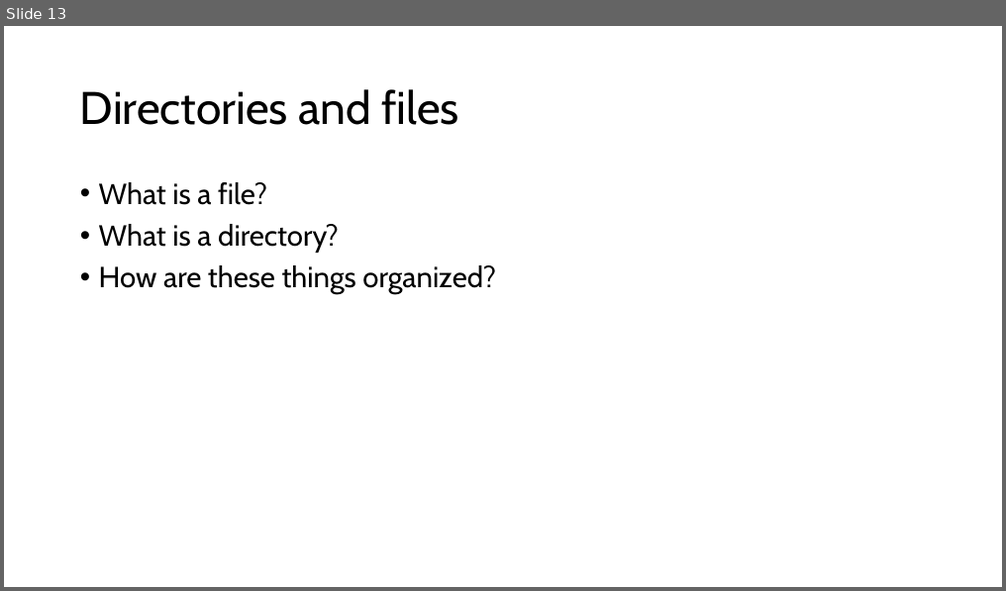
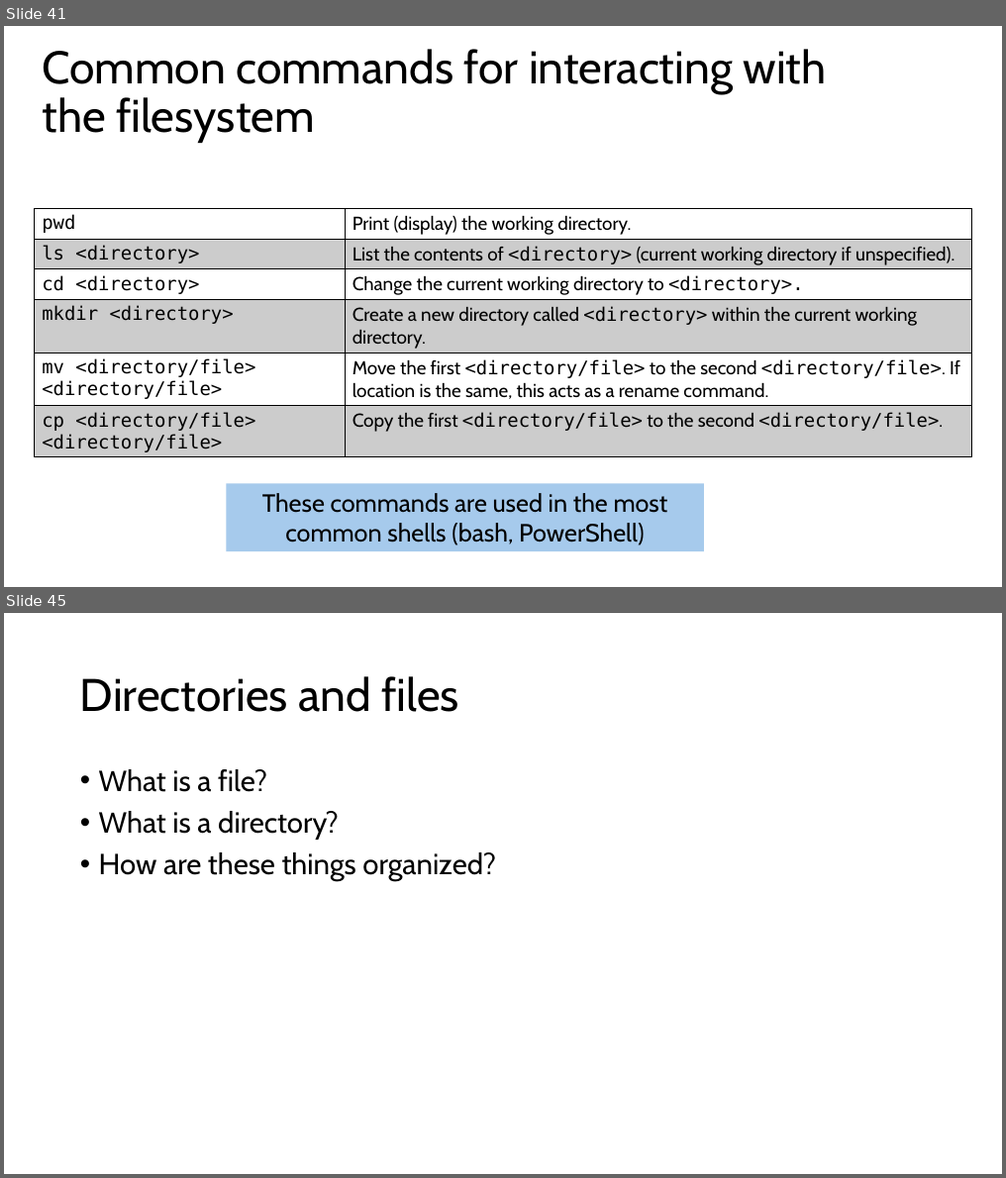
Before and after one commit to harvardinformatics/short-trainings, a slide deck: cmd-line-101/filesystems.pptx. Shown one above the other, each under a label of ours: slide 13 before the commit, slides 41 and 45 after it; the slides between them are not shown. The pictures are 1006x591 and 1006x1178 pixels, drawn with LibreOffice and Linux fonts; fonts in the diff are those of the drawing. Boxes give left, top, right and bottom in pixels: in the first picture for what was removed or moved away, otherwise in the second. Text is boxed around its words. In the diff, an @@ line names an element or a change of style, - is before the commit and + after.

Commit message:
more filesystem slides

```diff
--- a/cmd-line-101/filesystems.pptx
+++ b/cmd-line-101/filesystems.pptx
@@ slide 41 added at <box>4,26,1002,587</box>, background #FFFFFF @@
@@ title added at <box>43,49,827,143</box>, 44 pt, text #000000 @@
+Common commands for interacting with the filesystem
@@ table added at <box>35,209,972,458</box>, 6 rows, 2 columns @@
+pwd | Print (display) the working directory.
+ls <directory> | List the contents of <directory> (current working directory if unspecified).
+cd <directory> | Change the current working directory to <directory>.
+mkdir <directory> | Create a new directory called <directory> within the current working directory.
+mv <directory/file> <directory/file> | Move the first <directory/file> to the second <directory/file>. If location is the same, this acts as a rename command.
+cp <directory/file> <directory/file> | Copy the first <directory/file> to the second <directory/file>.
@@ rectangle added at <box>227,484,704,553</box>, fill #A6CAEC, 24 pt, text #000000 @@
+These commands are used in the most common shells (bash, PowerShell)
@@ what was slide 13 is now slide 45 @@
```
Also in this commit, not shown: 3 slides changed, 31 other slides added.
